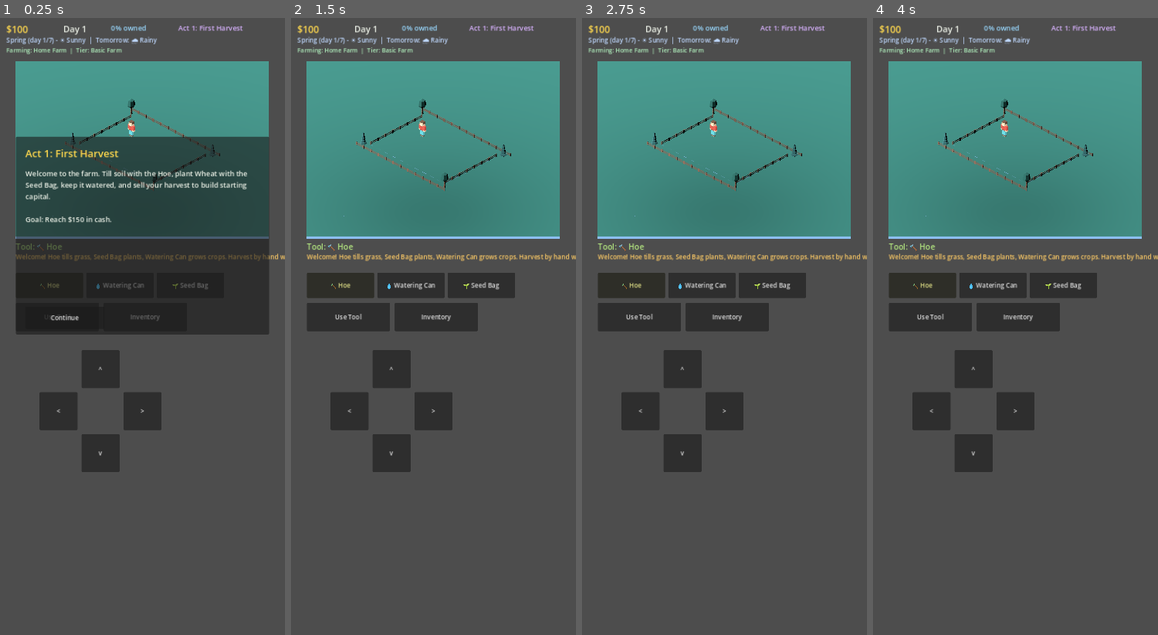
Above: before the commit, frames 1-4 (left to right).
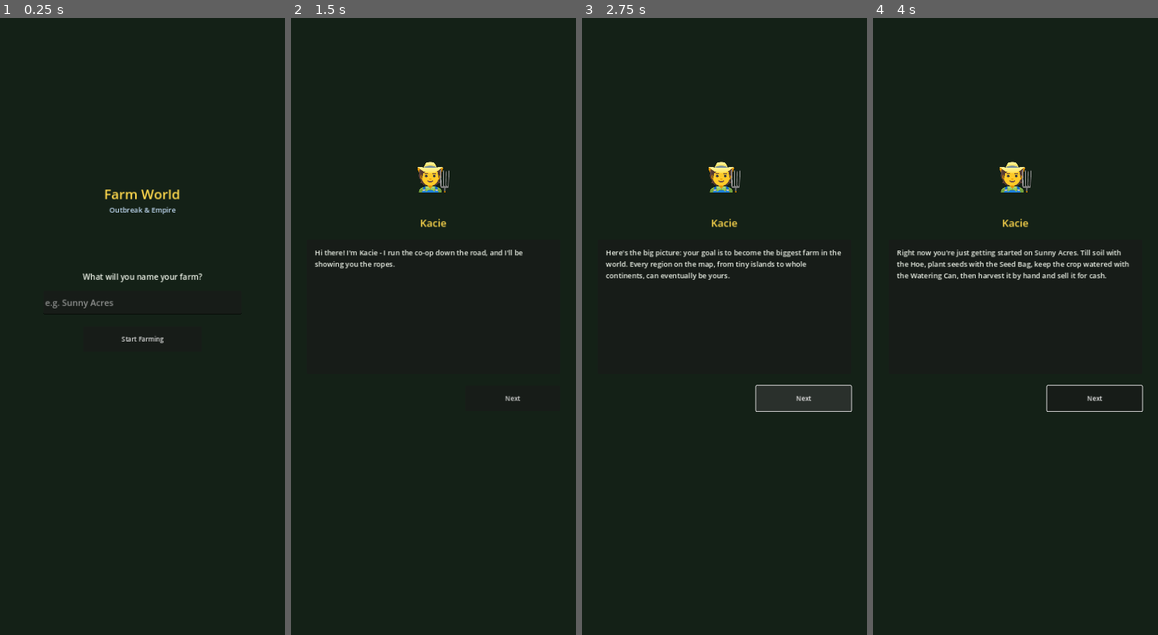
Above: after the commit, the same moments.

Repository: JLA92-bit/JLAProjects
Game: Godot game, scene res://scenes/Main.tscn
Same seed, same stepped clock (60 frames per second), same inputs: the game is played once before the commit and once after it.
Inputs (mouse positions are in pixels of both pictures, inside the frame that each line leads up to):
- Up to frame 1 (0.25 s): no input
- Up to frame 2 (1.5 s): click (433, 338) at 0.5 s, where only the run after the commit has a clickable "Start Farming"; click (356, 320) at 1.25 s, where only the run before the commit has a clickable "Continue"
- Up to frame 3 (2.75 s): click (804, 400) at 2 s, where only the run after the commit has a clickable "Next"
- Up to frame 4 (4 s): click (1095, 400) at 2.75 s, where only the run after the commit has a clickable "Next"; click "🔨 Hoe" at 3.5 s

The runs differ from the first frame. In frame 1, 94% of the frame differs, in the area x 0-100%, y 0-100%; in frame 2, 94%; in frame 3, 94%; in frame 4, 94%.

Commit message:
Add first-launch intro: name your farm, then Kacie's onboarding dialogue
On a brand new save (no existing save file), the game now opens with a
naming screen for the Home Farm before anything else, followed by a
multi-page dialogue from Kacie, the first NPC, covering: the game's goal
(become the biggest farm in the world), the farming basics, what Act 1
requires to clear, hazards to watch for (blight, bad weather, region
upkeep), and how clearing Acts opens up more of the world map.

Returning players with an existing save skip both screens entirely and
see the original Act 1 banner as before. The chosen farm name is saved
and shown throughout the HUD in place of "Home Farm".

Co-Authored-By: Claude Sonnet 5 <noreply@anthropic.com>
Claude-Session: https://claude.ai/code/session_01DNTxo4LPgN535niDF8rEXY

Diff:
--- a/godot/scripts/Main.gd
+++ b/godot/scripts/Main.gd
@@ -361,6 +361,8 @@
 var active_plot_id := "home"
 var regions := []
 var log_text := "Welcome! Hoe tills grass, Seed Bag plants, Watering Can grows crops. Harvest by hand when ready."
+var farm_name := "" # player-chosen name for the Home Farm, set on the first-launch intro screen
+var is_new_game := false # true only for the very first _ready() before any save file exists
 
 var player_pos := Vector2(TILE * 2, TILE * 2)
 var player_facing := "down"
@@ -391,6 +393,13 @@
 var update_banner_label: Label
 var current_build_commit := ""
 var update_download_url := ""
+
+var intro_name_panel: Panel
+var farm_name_edit: LineEdit
+var intro_dialog_panel: Panel
+var intro_dialog_body: Label
+var intro_dialog_next_btn: Button
+var intro_dialog_index := 0
 var move_up_held := false
 var move_down_held := false
 var move_left_held := false
@@ -415,6 +424,7 @@
 # ---------- Lifecycle ----------
 func _ready():
 	randomize()
+	is_new_game = not FileAccess.file_exists(SAVE_PATH)
 	_load_world_assets()
 	_init_fresh_state()
 	_load_game()
@@ -424,7 +434,9 @@
 	_build_scenery()
 	_build_player()
 	_refresh_all()
-	if current_act == 0:
+	if is_new_game:
+		intro_name_panel.visible = true
+	elif current_act == 0:
 		_show_act_banner(0)
 	_load_build_commit()
 	_check_for_update()
@@ -502,7 +514,9 @@
 	return "grass"
 
 func _plot_display_name(plot_id: String) -> String:
-	return "Home Farm" if plot_id == "home" else plot_id
+	if plot_id == "home":
+		return farm_name if farm_name != "" else "Home Farm"
+	return plot_id
 
 func _switch_active_plot(plot_id: String) -> void:
 	if plot_id == active_plot_id or not plots.has(plot_id):
@@ -1291,6 +1305,18 @@
 	parent.add_child(l)
 	return l
 
+func _add_opaque_backdrop(parent: Control) -> void:
+	# Plain Panel controls use the theme's default translucent style, which
+	# lets whatever is underneath (the 3D farm view, HUD buttons) show
+	# through - fine for small overlays, but confusing for a full-screen
+	# intro/dialogue screen that should read as its own separate scene.
+	var backdrop := ColorRect.new()
+	backdrop.color = Color(0.08, 0.13, 0.09)
+	backdrop.size = parent.size
+	backdrop.mouse_filter = Control.MOUSE_FILTER_IGNORE
+	parent.add_child(backdrop)
+	parent.move_child(backdrop, 0)
+
 func _add_button(parent: Node, text: String, pos: Vector2, size: Vector2, cb: Callable) -> Button:
 	var b := Button.new()
 	b.text = text
@@ -1344,6 +1370,91 @@
 	_build_map_panel(layer)
 	_build_act_banner(layer)
 	_build_update_banner(layer)
+	_build_intro_ui(layer)
+
+func _build_intro_ui(layer: CanvasLayer) -> void:
+	# Screen 1, first launch only: name the Home Farm before anything else happens.
+	intro_name_panel = Panel.new()
+	intro_name_panel.position = Vector2.ZERO
+	intro_name_panel.size = Vector2(720, 1560)
+	intro_name_panel.visible = false
+	layer.add_child(intro_name_panel)
+	_add_opaque_backdrop(intro_name_panel)
+
+	var title_label := _add_label(intro_name_panel, "Farm World", Vector2(0, 420), Vector2(720, 50), 34, Color(1, 0.85, 0.3))
+	title_label.horizontal_alignment = HORIZONTAL_ALIGNMENT_CENTER
+	var subtitle_label := _add_label(intro_name_panel, "Outbreak & Empire", Vector2(0, 472), Vector2(720, 30), 18, Color(0.75, 0.85, 0.95))
+	subtitle_label.horizontal_alignment = HORIZONTAL_ALIGNMENT_CENTER
+	var prompt_label := _add_label(intro_name_panel, "What will you name your farm?", Vector2(60, 640), Vector2(600, 30), 20)
+	prompt_label.horizontal_alignment = HORIZONTAL_ALIGNMENT_CENTER
+
+	farm_name_edit = LineEdit.new()
+	farm_name_edit.position = Vector2(110, 690)
+	farm_name_edit.size = Vector2(500, 60)
+	farm_name_edit.placeholder_text = "e.g. Sunny Acres"
+	farm_name_edit.max_length = 24
+	farm_name_edit.add_theme_font_size_override("font_size", 22)
+	farm_name_edit.text_submitted.connect(func(_t): _on_farm_name_confirmed())
+	intro_name_panel.add_child(farm_name_edit)
+
+	_add_button(intro_name_panel, "Start Farming", Vector2(210, 780), Vector2(300, 64), _on_farm_name_confirmed)
+
+	# Screen 2, right after naming: Kacie's onboarding dialogue - the game's
+	# goal, how Act 1 works and what it takes to clear it, hazards to watch
+	# for, and how clearing Acts opens up more of the world map.
+	intro_dialog_panel = Panel.new()
+	intro_dialog_panel.position = Vector2.ZERO
+	intro_dialog_panel.size = Vector2(720, 1560)
+	intro_dialog_panel.visible = false
+	layer.add_child(intro_dialog_panel)
+	_add_opaque_backdrop(intro_dialog_panel)
+
+	var portrait_label := _add_label(intro_dialog_panel, "🧑‍🌾", Vector2(0, 360), Vector2(720, 120), 90)
+	portrait_label.horizontal_alignment = HORIZONTAL_ALIGNMENT_CENTER
+	var speaker_label := _add_label(intro_dialog_panel, "Kacie", Vector2(0, 500), Vector2(720, 36), 26, Color(1, 0.85, 0.3))
+	speaker_label.horizontal_alignment = HORIZONTAL_ALIGNMENT_CENTER
+
+	var body_panel := Panel.new()
+	body_panel.position = Vector2(40, 560)
+	body_panel.size = Vector2(640, 340)
+	intro_dialog_panel.add_child(body_panel)
+	intro_dialog_body = _add_label(body_panel, "", Vector2(20, 20), Vector2(600, 300), 18)
+	intro_dialog_body.autowrap_mode = TextServer.AUTOWRAP_WORD
+
+	intro_dialog_next_btn = _add_button(intro_dialog_panel, "Next", Vector2(440, 930), Vector2(240, 64), _advance_intro_dialog)
+
+func _kacie_intro_pages() -> Array:
+	var shown_name = farm_name if farm_name != "" else "Home Farm"
+	return [
+		"Hi there! I'm Kacie - I run the co-op down the road, and I'll be showing you the ropes.",
+		"Here's the big picture: your goal is to become the biggest farm in the world. Every region on the map, from tiny islands to whole continents, can eventually be yours.",
+		"Right now you're just getting started on %s. Till soil with the Hoe, plant seeds with the Seed Bag, keep the crop watered with the Watering Can, then harvest it by hand and sell it for cash." % shown_name,
+		"Act 1 - First Harvest: reach $150 in cash to prove you can run a farm. Clearing it unlocks the World Map, where you can start claiming real regions around the globe.",
+		"Watch out, though: once the Outbreak begins, blight can infect your crops; bad weather like drought and frost can ruin a harvest; and regions you own need upkeep, or you'll lose them.",
+		"Clearing each Act's goal unlocks bigger tools, new crops, and more of the map to conquer - check the banner at the top any time to see what's next and what it takes to get there.",
+		"That's the whole pitch! Grab your Hoe and get started - I'll be cheering you on.",
+	]
+
+func _on_farm_name_confirmed() -> void:
+	var typed := farm_name_edit.text.strip_edges()
+	farm_name = typed if typed != "" else "Sunny Acres"
+	intro_name_panel.visible = false
+	_refresh_all()
+	intro_dialog_index = 0
+	_show_intro_dialog_page()
+	intro_dialog_panel.visible = true
+
+func _show_intro_dialog_page() -> void:
+	var pages := _kacie_intro_pages()
+	intro_dialog_body.text = pages[intro_dialog_index]
+	intro_dialog_next_btn.text = "Let's Go!" if intro_dialog_index == pages.size() - 1 else "Next"
+
+func _advance_intro_dialog() -> void:
+	intro_dialog_index += 1
+	if intro_dialog_index >= _kacie_intro_pages().size():
+		intro_dialog_panel.visible = false
+		return
+	_show_intro_dialog_page()
 
 func _build_act_banner(layer: CanvasLayer) -> void:
 	act_banner = Panel.new()
@@ -1922,6 +2033,7 @@
 		"plots": plots, "active_plot_id": active_plot_id, "regions": regions,
 		"owned_upgrades": owned_upgrades, "active_event": active_event,
 		"player_x": player_pos.x, "player_y": player_pos.y,
+		"farm_name": farm_name,
 	}
 	var f := FileAccess.open(SAVE_PATH, FileAccess.WRITE)
 	if f:
@@ -1969,6 +2081,7 @@
 	selected_crop = parsed.get("selected_crop", selected_crop)
 	selected_tool = parsed.get("selected_tool", selected_tool)
 	current_act = clampi(int(parsed.get("current_act", current_act)), 0, ACTS.size() - 1)
+	farm_name = parsed.get("farm_name", farm_name)
 	victory_shown = parsed.get("victory_shown", victory_shown)
 	lifetime_harvested = int(parsed.get("lifetime_harvested", lifetime_harvested))
 	lifetime_earned = int(parsed.get("lifetime_earned", lifetime_earned))
